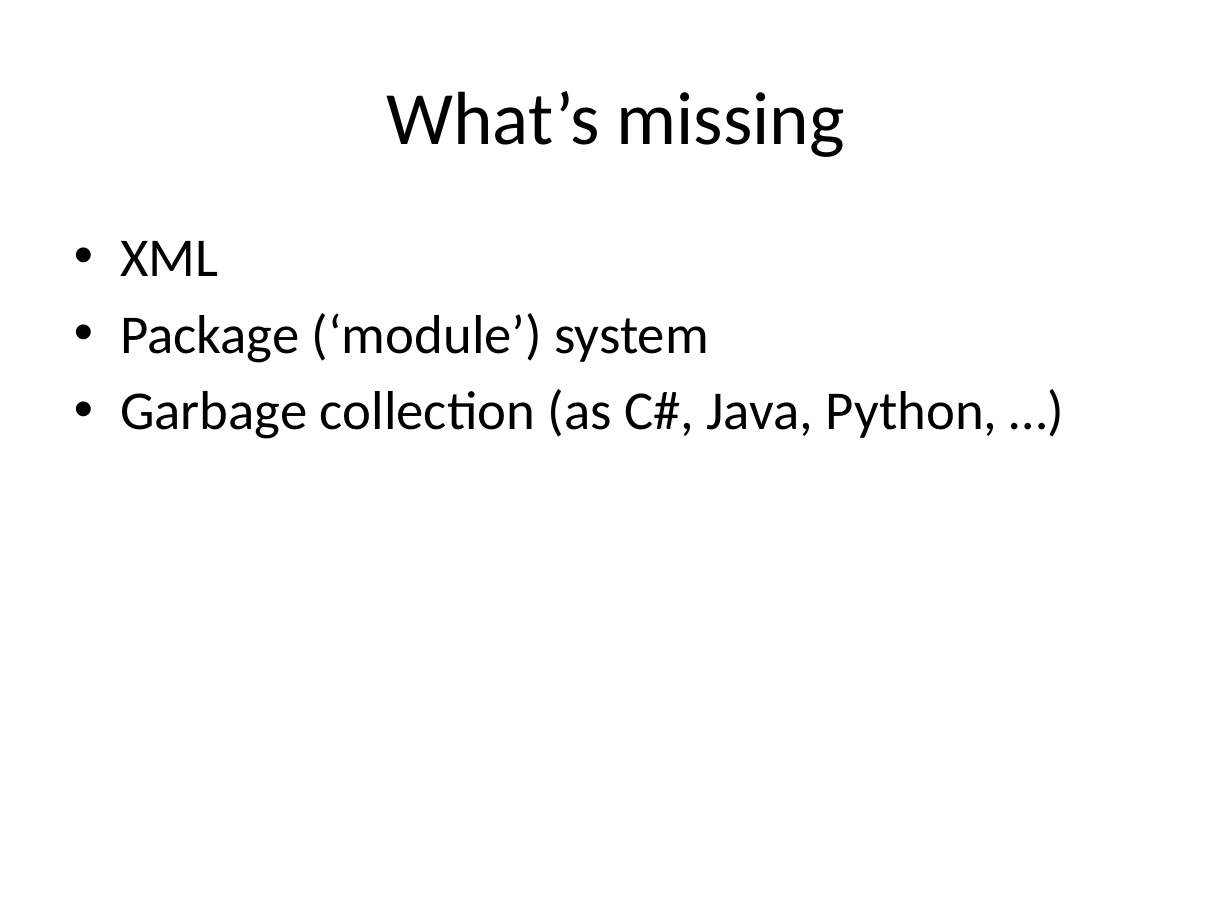
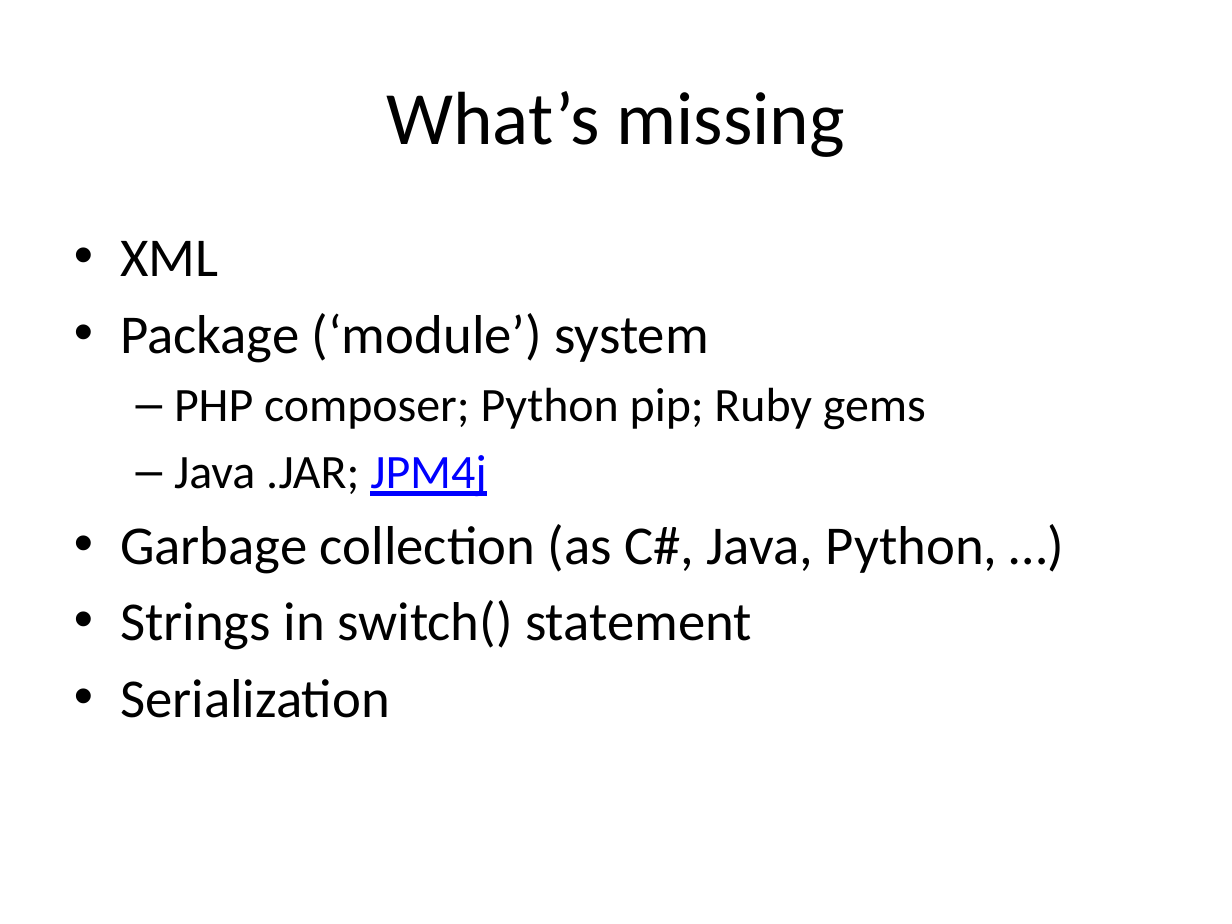
Before and after one commit to fellmad/FunWithCpp11, a slide deck: slide 3 of doc/Fun_with_C++11.pptx (slide 2 before the commit). Drawn at 1232x924 pixels with LibreOffice and Linux fonts; fonts in the diff are those of the drawing. Boxes give left, top, right and bottom in pixels: in the first picture for what was removed or moved away, otherwise in the second. Text is boxed around its words. In the diff, an @@ line names an element or a change of style, - is before the commit and + after.

Commit message:
pptx

```diff
--- a/doc/Fun_with_C++11.pptx
+++ b/doc/Fun_with_C++11.pptx
@@ text at (174,387,926,497): paragraphs added @@
+  – PHP composer; Python pip; Ruby gems
+  – Java .JAR; JPM4j
@@ text at (120,600,752,718): paragraphs added @@
+• Strings in switch() statement
+• Serialization
```
